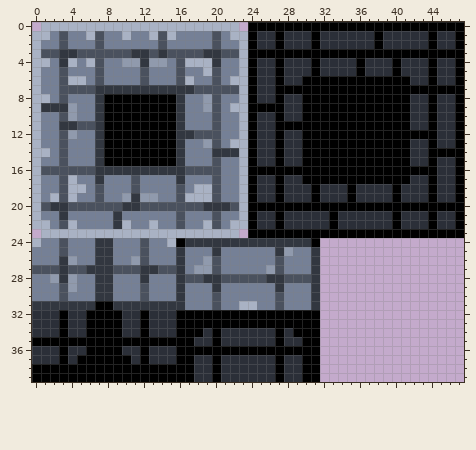
A pixel-art sprite gets an edit: assets/tileset.png. Above: the version before the commit.
The file is 48x40 pixels.
And afterwards:
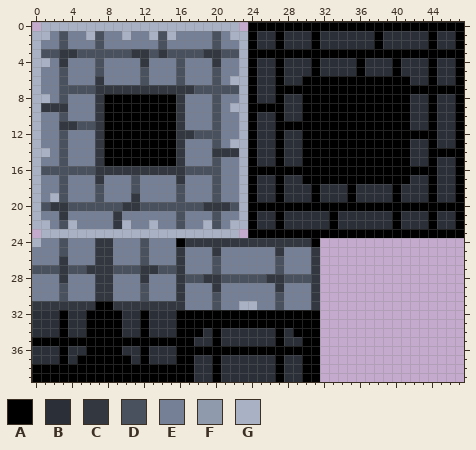
Palette (. is transparent): A #000000  B #2b2f38  C #323740  D #4a515e  E #758096  F #909aad  G #a9b2c4
Change:
@@ x 2..21 @@
  3 DCCDDDDDDCCDCDDDDCCD
- 4 ECGEGDEEFFCFFEDGGGCE
- 5 EDEEEDEEEEDEEEDEEGDE
- 6 EDGGEDEEEEDEEEDGEEDE
+ 4 ECEEEDEEEECEEEDEEECE
+ 5 EDEEEDEEEEDEEEDEEEDE
+ 6 EDEEECEEEEDEEEDEEEDE
  7 EDDDDCCCCCCCCCCCDDDD
- 8 EDEEECAAAAAAAACEEFDE
- 9 CCFEECAAAAAAAACEEFDE
-10 EDFEECAAAAAAAACEEEDE
+ 8 EDEEECAAAAAAAACEEEDE
+ 9 CCEEECAAAAAAAACEEEDE
+10 EDEEECAAAAAAAACEEEDE
 11 ECCDDCAAAAAAAACEEEDE
-12 EDFEECAAAAAAAACCDDDE
-13 EDEEECAAAAAAAACEEFDE
+12 EDEEECAAAAAAAACCDDDE
+13 EDEEECAAAAAAAACEEEDE
 14 EDEEECAAAAAAAACEEECC
@@ x 2..21 @@
 16 DDDDDCCCCCCCCCCDDDDE
-17 EDGEECEEEDEEEECEEEDE
-18 EDGGEDEEEDEEEEDEGGDE
-19 GDGEEDEEFCFFEEDGGGDE
+17 EDEEECEEEDEEEECEEEDE
+18 EDEEEDEEEDEEEEDEEEDE
+19 GDEEEDEEECEEEEDEEEDE
 20 CCDDDDDDCCDDDDDDDCCC
@@ x 0..30 @@
 23 .GGGGGGGGGGGGGGGGGGGGGG.AAAAAAA
-24 GEEDEEECCEEEDEEGACCCCCCCCCCCCCC
-25 EEEDEEECCEEEDEEECEEECEEEEEECFEE
-26 EEECFEECCEEFDEEECEEFDEEEEEEDEEE
-27 DDDCDDCCCDDDCCDDCEFFDEEEEEFDEEE
-28 EEFCFEECCEEECEEECDDCCDDDDDCCDDD
-29 EEEDFEECCEEEDEEECEEECEEEEEECEEE
+24 GEEDEEECCEEEDEEEACCCCCCCCCCCCCC
+25 EEEDEEECCEEEDEEECEEECEEEEEECEEE
+26 EEECEEECCEEEDEEECEEEDEEEEEEDEEE
+27 DDDCDDCCCDDDCCDDCEEEDEEEEEEDEEE
+28 EEECEEECCEEECEEECDDCCDDDDDCCDDD
+29 EEEDEEECCEEEDEEECEEECEEEEEECEEE
 30 EEEDEEECCEEEDEEECEEEDEEEEEEDEEE
Pixel boxes of the changes (left, top, right, bottom) in both pictures:
changed: (68, 58, 212, 202)
changed: (167, 238, 212, 274)
changed: (266, 247, 293, 274)
changed: (50, 256, 77, 292)
changed: (131, 256, 140, 265)
